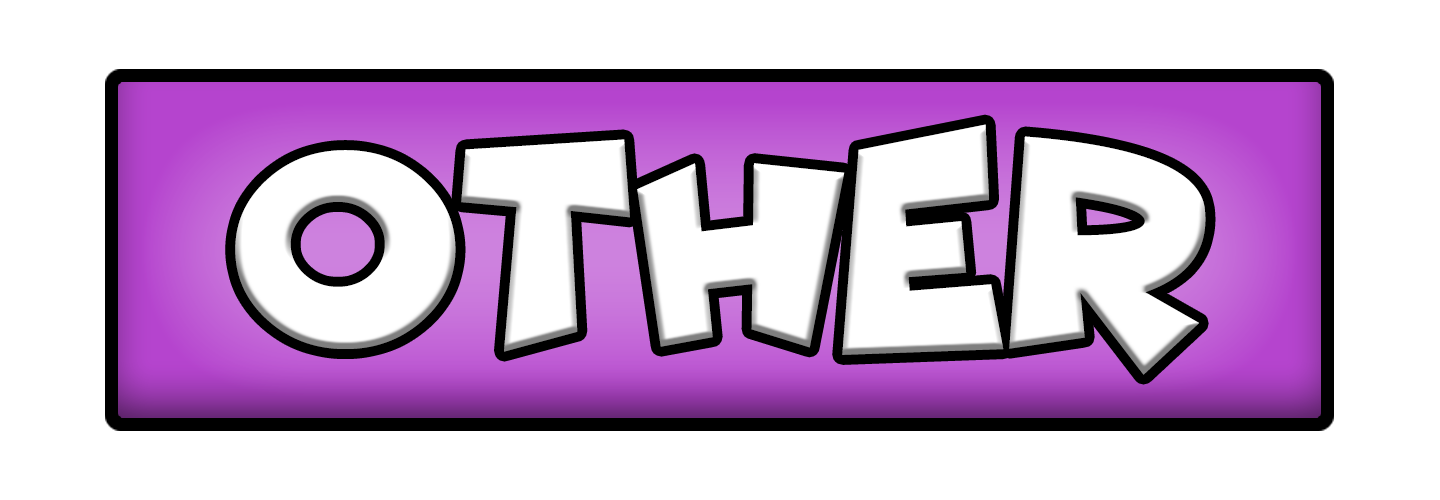
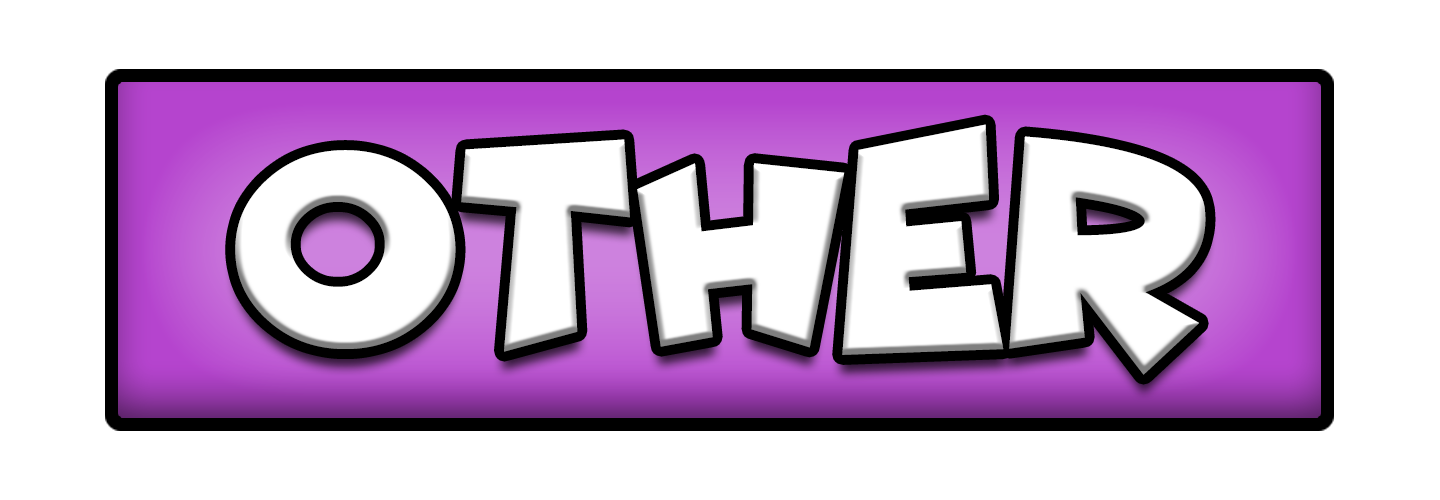
The second 1440px x 500px image is a revision of the first. Changes to its layers:
pixels changed over box(224, 156, 1216, 400) (layer not identified)
